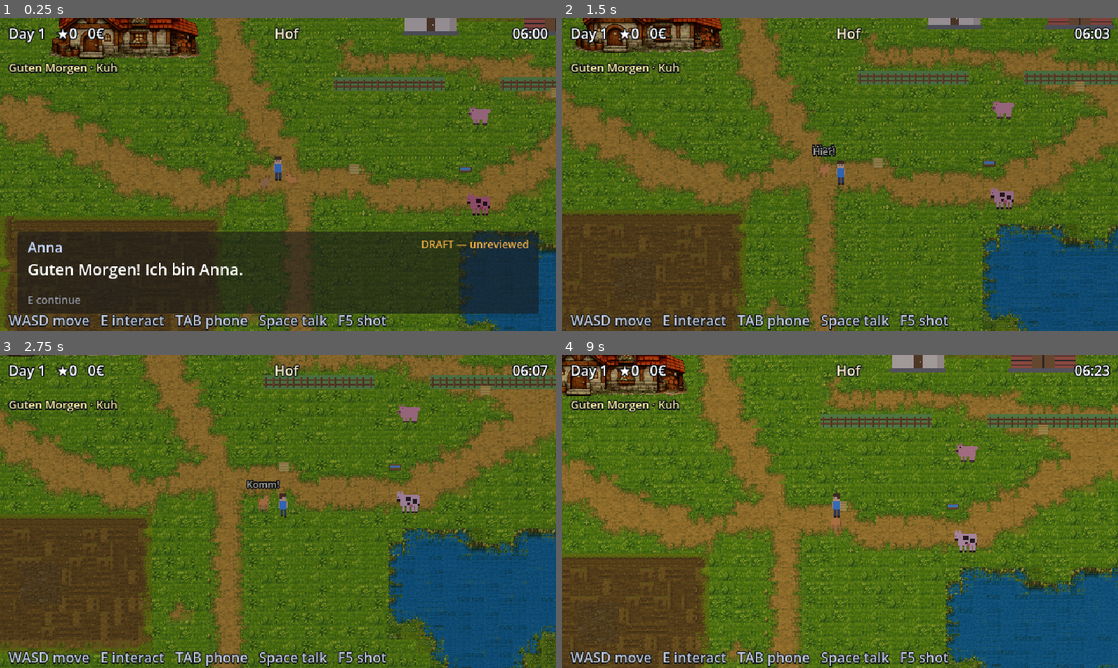
Above: before the commit, frames 1-4 (two rows, left to right).
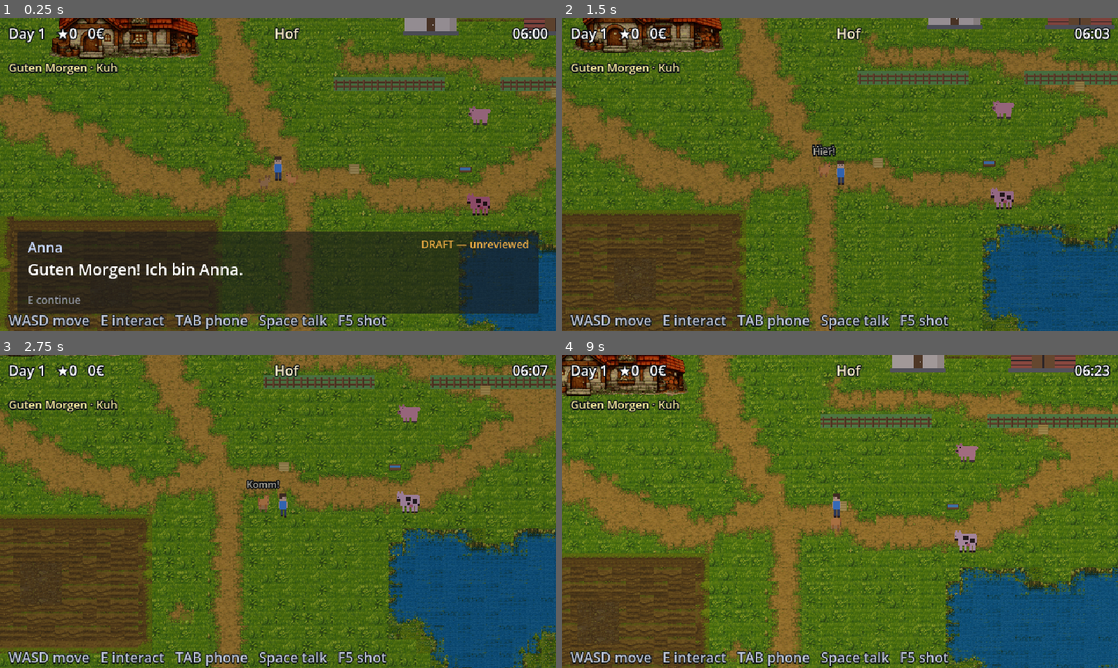
Above: after the commit, the same moments.

Repository: onskim/langame
Game: Godot game, scene res://scenes/world/farm.tscn
Two runs of this game, one before a commit and one after it. Both use one fixed random seed, a clock stepped at 60 frames per second and the inputs below.
Inputs:
- Up to frame 1 (0.25 s): no input
- Up to frame 2 (1.5 s): tap Enter at 0.5 s; hold D (move_right) 0.53-1.28 s; hold E (interact) 0.53-1.28 s; hold S (move_down) from 1.28 s (still down); tap 3 (pet_command_hier) at 1.35 s
- Up to frame 3 (2.75 s): release S (move_down) at 2.03 s; hold D (move_right) from 2.03 s (still down); tap 2 (pet_command_komm) at 2.1 s
- Up to frame 4 (9 s): release D (move_right) at 2.78 s; hold W (move_up) 2.78-3.53 s; tap 1 (pet_command_sitz) at 2.85, 8.1 s; hold Tab (phone) 3.53-4.28 s; hold A (move_left) 3.53-5.03 s; tap Space (push_to_talk) at 4.25, 7.25 s; tap Q (phone_next_app) at 4.35 s; tap Enter at 5, 6.5 s; hold S (move_down) 5.03-5.78 s; hold Space (push_to_talk) 5.03-5.78 s; hold D (move_right) 5.78-6.53 s; tap E (interact) at 5.85 s; hold W (move_up) 6.53-7.28 s; tap 3 (pet_command_hier) at 6.6 s; hold D (move_right) 7.28-8.03 s; tap 2 (pet_command_komm) at 7.35 s; hold S (move_down) 8.03-8.78 s; hold A (move_left) from 8.78 s (still down); tap Tab (phone) at 8.85 s

The runs differ from the first frame. In frame 1, 0.4% of the frame differs, in the area x 0-95%, y 0-100%; in frame 2, 1.4%; in frame 3, 1.4%, in the area x 0-28%, y 55-96%; in frame 4, 1.3%.

Commit message:
Plough the field one way
The reference sheet has seven plough patterns side by side and
the variant picker was choosing between them per cell, so the
plot read as a patchwork.

--align ranks variants by measured furrow direction. The choice
is recorded in the sidecar and asserted, because regenerating
without it would put the patchwork back silently.

Diff:
--- a/game/assets/tilesets/ground_soil_ref.tiles.json
+++ b/game/assets/tilesets/ground_soil_ref.tiles.json
@@ -2,6 +2,7 @@
  "source": "founder-reference",
  "source_file": "farmland_reference.png",
  "lower": "tilled crop soil, furrowed and clodded, ready for planting",
+ "align": "horizontal",
  "upper": "lush meadow grass with wildflowers, leafy clumps and stones",
  "tile_size": 16,
  "grid": {
--- a/game/assets/tilesets/ground_wetsoil_ref.tiles.json
+++ b/game/assets/tilesets/ground_wetsoil_ref.tiles.json
@@ -2,6 +2,7 @@
  "source": "founder-reference",
  "source_file": "farmland_reference.png",
  "lower": "tilled crop soil, furrowed and clodded, ready for planting",
+ "align": "horizontal",
  "upper": "lush meadow grass with wildflowers, leafy clumps and stones",
  "tile_size": 16,
  "grid": {
--- a/game/dev/acceptance_world.gd
+++ b/game/dev/acceptance_world.gd
@@ -83,6 +83,15 @@
 	# every door's trigger must sit OUTSIDE every building's solid footprint.
 	_check("every farm door is reachable from outside",
 		_buried_doors(farm).is_empty(), str(_buried_doors(farm)))
+
+	# A worked field is worked one way. The reference sheet has seven plough
+	# patterns side by side, so a pack built without an alignment lays rows next
+	# to columns next to waves and the plot reads as a patchwork. The extractor
+	# records the direction it enforced; regenerating without it would put the
+	# patchwork back silently, so the pack has to declare one.
+	var soil_pack := WangTileset.load_pack(WorldBuilder.PACK_GRASS_SOIL)
+	_check("the crop soil declares a plough direction", soil_pack.align != "none",
+		"align=%s" % soil_pack.align)
 
 	farm.queue_free()
 	await get_tree().process_frame
--- a/game/scripts/core/wang_tileset.gd
+++ b/game/scripts/core/wang_tileset.gd
@@ -15,6 +15,10 @@
 var texture: Texture2D
 var lower_name: String = ""
 var upper_name: String = ""
+## "horizontal", "vertical", or "none" — which way this pack's furrows run.
+## A worked field must be worked one way; if the variants disagree the plot
+## reads as a patchwork of other people's fields.
+var align: String = "none"
 ## corner key -> Array[Vector2i] of interchangeable atlas coords.
 ##
 ## VARIANTS are why the ground stops reading as wallpaper. One tile per
@@ -51,6 +55,7 @@
 	var data: Dictionary = parsed
 	lower_name = str(data.get("lower", ""))
 	upper_name = str(data.get("upper", ""))
+	align = str(data.get("align", "none"))
 
 	for entry in data.get("tiles", []):
 		var corners: Dictionary = entry.get("corners", {})
Binary file changed: game/assets/tilesets/ground_soil_ref.png
Binary file changed: game/assets/tilesets/ground_wetsoil_ref.png
Not shown, changed: DEVLOG.md
Not shown, changed: tools/extract_ground_tileset.py
